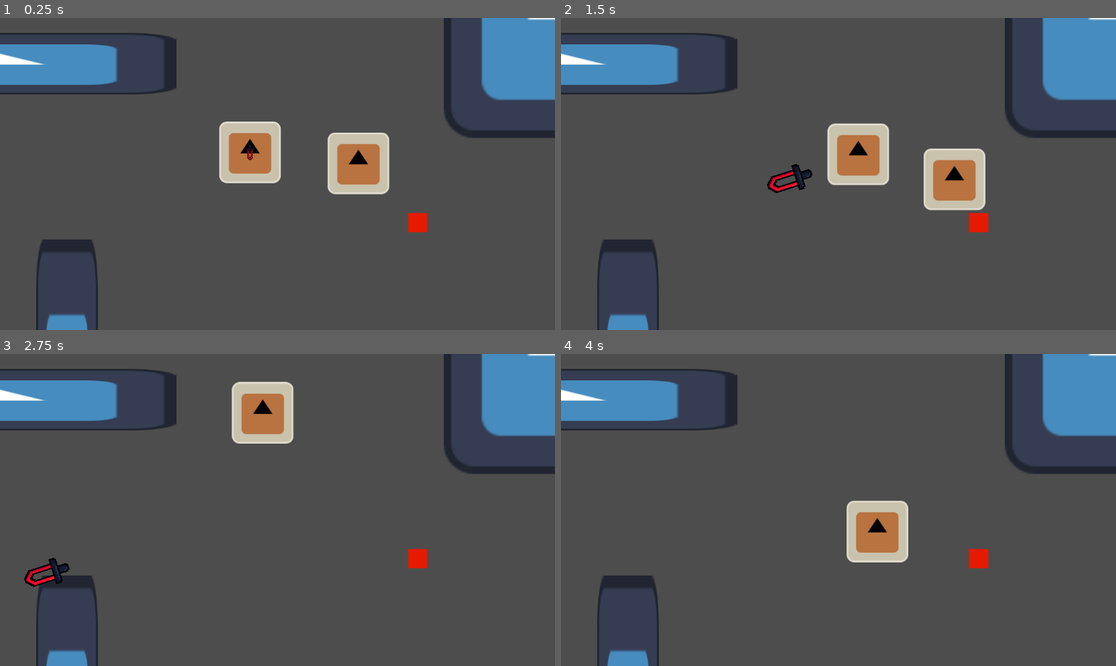
Above: before the commit, frames 1-4 (two rows, left to right).
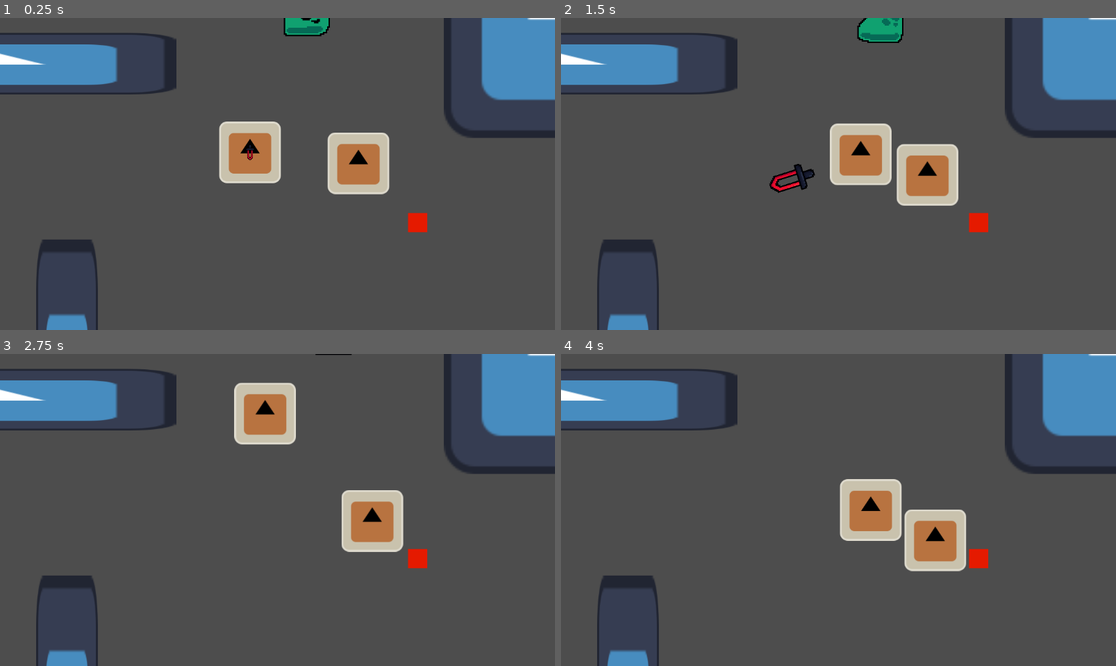
Above: after the commit, the same moments.

Repository: haihala/Weapon-s-choice
Game: Godot game, scene res://levels/playground.tscn
Same seed, same stepped clock (60 frames per second), same inputs: the game is played once before the commit and once after it. The engine's default icon, where the game draws it, is replaced by a stand-in: a white triangle on a blue panel in a dark square.
Inputs (mouse positions are in pixels of both pictures, inside the frame that each line leads up to):
- Up to frame 1 (0.25 s): no input
- Up to frame 2 (1.5 s): move the mouse to (960, 158) at 0.52 s; hold D (move_right) 0.53-1.28 s; click (960, 158) at 0.6 s; move the mouse to (727, 189) at 1.27 s; hold S (move_down) from 1.28 s (still down); tap Space (possess) at 1.35 s
- Up to frame 3 (2.75 s): click (166, 525) at 1.55 s; move the mouse to (333, 441) at 2.02 s; release S (move_down) at 2.03 s; hold D (move_right) from 2.03 s (still down); click (333, 441) at 2.1 s
- Up to frame 4 (4 s): move the mouse to (810, 572) at 2.77 s; release D (move_right) at 2.78 s; hold W (move_up) 2.78-3.53 s; click (810, 572) at 2.85 s; move the mouse to (1005, 556) at 3.52 s; hold A (move_left) from 3.53 s (still down); tap Space (possess) at 3.6 s; click (1005, 556) at 3.8 s

The runs differ from the first frame. In frame 1, 0.5% of the frame differs, in the area x 51-60%, y 0-6%; in frame 2, 4.1%; in frame 3, 3.2%; in frame 4, 4.7%, in the area x 50-74%, y 40-70%.

Commit message:
Slimes in the game

Diff:
--- a/godot-project/creatures/creature.gd
+++ b/godot-project/creatures/creature.gd
@@ -28,7 +28,7 @@
 	else:
 		controller = ai
 
-func _process(_delta: float) -> void:
+func _physics_process(_delta: float) -> void:
 	if can_act():
 		controller.control()
 	else:
@@ -37,9 +37,19 @@
 		velocity = hit_knockback * $HitTimer.time_left / $HitTimer.wait_time
 	move_and_slide()
 	active_state.on_tick()
+	update_sprite_facing()
 
 func can_act() -> bool:
 	return active_state != strike_state and $HitTimer.is_stopped()
+
+func get_animation(state: State = active_state) -> String:
+	return state.front_animation if facing_direction.y > 0 else state.back_animation
+
+func update_sprite_facing() -> void:
+	$Sprite.flip_h = facing_direction.x < 0
+	var animation = get_animation()
+	if animation:
+		$Sprite.animation = animation
 
 func idle() -> void:
 	if active_state != idle_state:
@@ -47,9 +57,6 @@
 		velocity = Vector2.ZERO
 
 func walk(direction: Vector2 = facing_direction) -> void:
-	if not can_act():
-		return
-
 	if direction == Vector2.ZERO:
 		idle()
 	else:
@@ -71,9 +78,10 @@
 	get_parent().add_child(sword)
 
 func take_damage(amount: int, impact_point: Vector2) -> void:
+	print("Taking damage")
 	health -= amount
 	hit_knockback = (position - impact_point).normalized() * 500 * amount
-	$HitTimer.start()
+	$HitTimer.start(0.2*amount)
 	if health <= 0:
 		die()
 
@@ -97,9 +105,9 @@
 	active_state = incoming
 
 	incoming.on_enter()
-	if incoming.animation != "":
+	var animation = get_animation(incoming)
+	if animation != "":
 		# Non looping animations will return to idle after we're done
-		$Sprite.play(incoming.animation)
+		$Sprite.play(animation)
 	elif incoming.duration != 0:
-		print(incoming.duration)
 		$StateTimer.start(incoming.duration)
--- /dev/null
+++ b/godot-project/creatures/damage_area.gd
@@ -0,0 +1,9 @@
+extends Area2D
+
+@export var damage: int
+
+func _on_body_entered(body: Node2D) -> void:
+	if body == self or body == get_parent():
+		return
+	print(body)
+	body.take_damage(damage, global_position)
--- /dev/null
+++ b/godot-project/creatures/slime/slime.tscn
@@ -0,0 +1,177 @@
+[gd_scene load_steps=22 format=3 uid="uid://i8c6mhnyigcv"]
+
+[ext_resource type="Script" path="res://creatures/creature.gd" id="1_j7eov"]
+[ext_resource type="Script" path="res://creatures/slime/slime_ai.gd" id="2_26rvh"]
+[ext_resource type="Script" path="res://creatures/states/State.gd" id="3_5x8pc"]
+[ext_resource type="Script" path="res://creatures/states/melee_attack_state.gd" id="4_m0cli"]
+[ext_resource type="PackedScene" uid="uid://birs2ju00x7xq" path="res://levels/objects/fire.tscn" id="5_45vjx"]
+[ext_resource type="Texture2D" uid="uid://bwkurgwh5exmn" path="res://creatures/slime/slime_sheet_back.png" id="6_xmage"]
+[ext_resource type="Texture2D" uid="uid://tni4vjdk54mb" path="res://creatures/slime/slime_sheet_front.png" id="7_vjvah"]
+[ext_resource type="Script" path="res://creatures/damage_area.gd" id="8_17xdd"]
+
+[sub_resource type="AtlasTexture" id="AtlasTexture_4lsd5"]
+atlas = ExtResource("6_xmage")
+region = Rect2(0, 0, 32, 32)
+
+[sub_resource type="AtlasTexture" id="AtlasTexture_o7j7m"]
+atlas = ExtResource("6_xmage")
+region = Rect2(32, 0, 32, 32)
+
+[sub_resource type="AtlasTexture" id="AtlasTexture_lrk6c"]
+atlas = ExtResource("7_vjvah")
+region = Rect2(0, 0, 32, 32)
+
+[sub_resource type="AtlasTexture" id="AtlasTexture_cgkct"]
+atlas = ExtResource("7_vjvah")
+region = Rect2(32, 0, 32, 32)
+
+[sub_resource type="AtlasTexture" id="AtlasTexture_n5o1r"]
+atlas = ExtResource("6_xmage")
+region = Rect2(64, 0, 32, 32)
+
+[sub_resource type="AtlasTexture" id="AtlasTexture_5lekk"]
+atlas = ExtResource("6_xmage")
+region = Rect2(96, 0, 32, 32)
+
+[sub_resource type="AtlasTexture" id="AtlasTexture_86lxm"]
+atlas = ExtResource("6_xmage")
+region = Rect2(128, 0, 32, 32)
+
+[sub_resource type="AtlasTexture" id="AtlasTexture_vfcgk"]
+atlas = ExtResource("7_vjvah")
+region = Rect2(64, 0, 32, 32)
+
+[sub_resource type="AtlasTexture" id="AtlasTexture_o575y"]
+atlas = ExtResource("7_vjvah")
+region = Rect2(96, 0, 32, 32)
+
+[sub_resource type="AtlasTexture" id="AtlasTexture_8byjy"]
+atlas = ExtResource("7_vjvah")
+region = Rect2(128, 0, 32, 32)
+
+[sub_resource type="SpriteFrames" id="SpriteFrames_cpnst"]
+animations = [{
+"frames": [{
+"duration": 1.0,
+"texture": SubResource("AtlasTexture_4lsd5")
+}, {
+"duration": 1.0,
+"texture": SubResource("AtlasTexture_o7j7m")
+}],
+"loop": true,
+"name": &"idle_back",
+"speed": 2.0
+}, {
+"frames": [{
+"duration": 1.0,
+"texture": SubResource("AtlasTexture_lrk6c")
+}, {
+"duration": 1.0,
+"texture": SubResource("AtlasTexture_cgkct")
+}],
+"loop": true,
+"name": &"idle_front",
+"speed": 2.0
+}, {
+"frames": [{
+"duration": 1.0,
+"texture": SubResource("AtlasTexture_4lsd5")
+}, {
+"duration": 1.0,
+"texture": SubResource("AtlasTexture_o7j7m")
+}, {
+"duration": 1.0,
+"texture": SubResource("AtlasTexture_n5o1r")
+}, {
+"duration": 1.0,
+"texture": SubResource("AtlasTexture_5lekk")
+}, {
+"duration": 1.0,
+"texture": SubResource("AtlasTexture_86lxm")
+}],
+"loop": true,
+"name": &"walk_back",
+"speed": 10.0
+}, {
+"frames": [{
+"duration": 1.0,
+"texture": SubResource("AtlasTexture_lrk6c")
+}, {
+"duration": 1.0,
+"texture": SubResource("AtlasTexture_cgkct")
+}, {
+"duration": 1.0,
+"texture": SubResource("AtlasTexture_vfcgk")
+}, {
+"duration": 1.0,
+"texture": SubResource("AtlasTexture_o575y")
+}, {
+"duration": 1.0,
+"texture": SubResource("AtlasTexture_8byjy")
+}],
+"loop": true,
+"name": &"walk_front",
+"speed": 10.0
+}]
+
+[sub_resource type="CircleShape2D" id="CircleShape2D_7grh3"]
+radius = 29.0
+
+[sub_resource type="CircleShape2D" id="CircleShape2D_7no4l"]
+radius = 55.0
+
+[node name="Slime" type="CharacterBody2D" node_paths=PackedStringArray("idle_state", "walk_state", "strike_state")]
+collision_layer = 6
+script = ExtResource("1_j7eov")
+ai_controller = ExtResource("2_26rvh")
+speed = 50
+idle_state = NodePath("StateContainer/Idle")
+walk_state = NodePath("StateContainer/Move")
+strike_state = NodePath("StateContainer/Strike")
+
+[node name="StateContainer" type="Node" parent="."]
+
+[node name="Idle" type="Node" parent="StateContainer"]
+script = ExtResource("3_5x8pc")
+front_animation = "idle_front"
+back_animation = "idle_back"
+
+[node name="Move" type="Node" parent="StateContainer"]
+script = ExtResource("3_5x8pc")
+front_animation = "walk_front"
+back_animation = "walk_back"
+
+[node name="Strike" type="Node" parent="StateContainer"]
+script = ExtResource("4_m0cli")
+hitbox_offset = 110.0
+hitbox_scene = ExtResource("5_45vjx")
+duration = 0.5
+
+[node name="Sprite" type="AnimatedSprite2D" parent="."]
+texture_filter = 1
+scale = Vector2(3, 3)
+sprite_frames = SubResource("SpriteFrames_cpnst")
+animation = &"idle_back"
+
+[node name="CollisionShape2D" type="CollisionShape2D" parent="."]
+shape = SubResource("CircleShape2D_7grh3")
+
+[node name="HitTimer" type="Timer" parent="."]
+wait_time = 0.4
+one_shot = true
+
+[node name="StateTimer" type="Timer" parent="."]
+one_shot = true
+
+[node name="DamageArea" type="Area2D" parent="."]
+collision_layer = 0
+collision_mask = 2
+script = ExtResource("8_17xdd")
+damage = 1
+
+[node name="CollisionShape2D" type="CollisionShape2D" parent="DamageArea"]
+shape = SubResource("CircleShape2D_7no4l")
+
+[connection signal="animation_finished" from="Sprite" to="." method="idle"]
+[connection signal="timeout" from="StateTimer" to="." method="idle"]
+[connection signal="body_entered" from="DamageArea" to="DamageArea" method="_on_body_entered"]
--- /dev/null
+++ b/godot-project/creatures/slime/slime_ai.gd
@@ -0,0 +1,10 @@
+extends Controller
+
+var next_update: int
+
+func control() -> void:
+	var time = Time.get_ticks_msec()
+	if time > next_update:
+		next_update = time + 1000
+		creature.facing_direction = Vector2.from_angle(randf_range(0, 2*PI))
+	creature.walk()
--- a/godot-project/creatures/states/State.gd
+++ b/godot-project/creatures/states/State.gd
@@ -1,7 +1,9 @@
 extends Node
 class_name State
 
-@export var animation: String
+@export var front_animation: String
+@export var back_animation: String
+
 @export var duration: float
 
 # This assumes that the states are all in the state container under the mook
--- a/godot-project/levels/playground.tscn
+++ b/godot-project/levels/playground.tscn
@@ -1,9 +1,10 @@
-[gd_scene load_steps=5 format=3 uid="uid://ge8vlgyrkbb0"]
+[gd_scene load_steps=6 format=3 uid="uid://ge8vlgyrkbb0"]
 
 [ext_resource type="PackedScene" uid="uid://bsqowk7lfn81c" path="res://levels/objects/obstacle.tscn" id="1_e18v3"]
 [ext_resource type="PackedScene" uid="uid://dry3qmnw5ic2x" path="res://creatures/mook/mook.tscn" id="2_bvy2x"]
 [ext_resource type="PackedScene" uid="uid://birs2ju00x7xq" path="res://levels/objects/fire.tscn" id="3_uwgwj"]
 [ext_resource type="PackedScene" uid="uid://bgcnky6v55gnt" path="res://player/possession_indicator/possession_indicator.tscn" id="4_o2a13"]
+[ext_resource type="PackedScene" uid="uid://i8c6mhnyigcv" path="res://creatures/slime/slime.tscn" id="5_ahj41"]
 
 [node name="Playground" type="Node2D"]
 
@@ -36,3 +37,6 @@
 position = Vector2(291, 101)
 
 [node name="PossessionIndicator" parent="." instance=ExtResource("4_o2a13")]
+
+[node name="Slime" parent="." instance=ExtResource("5_ahj41")]
+position = Vector2(56, -345)
--- a/godot-project/player/player_controller.gd
+++ b/godot-project/player/player_controller.gd
@@ -1,6 +1,10 @@
 extends Controller
 
 func control() -> void:
+	if !creature:
+		# Player is dead
+		return
+
 	creature.walk(Input.get_vector(
 		"move_left",
 		"move_right",
@@ -15,6 +19,10 @@
 
 # Player input gets special treatment, usually controllers can't read input this way
 func _input(event: InputEvent) -> void:
+	if !creature:
+		# Player is dead
+		return
+
 	# This way both work, even at the same time technically
 	# But if one is not touched, it won't be used.
 	if event is InputEventMouseMotion:
--- a/godot-project/player/possession_indicator/possession_indicator.gd
+++ b/godot-project/player/possession_indicator/possession_indicator.gd
@@ -1,6 +1,6 @@
 extends Node2D
 
-func _process(delta: float) -> void:
+func _process(_delta: float) -> void:
 	for child in get_parent().get_children():
 		if child is Creature and child.player_controlled:
 			position = child.position
--- a/godot-project/player/projectile_sword/projectile_sword.gd
+++ b/godot-project/player/projectile_sword/projectile_sword.gd
@@ -2,7 +2,7 @@
 
 var previous_host: Creature
 
-func _physics_process(delta: float) -> void:
+func _physics_process(_delta: float) -> void:
 	move_and_collide(10 * Vector2.from_angle(rotation))
 
 func on_collision(body: Node) -> void:
Binary file added: godot-project/creatures/slime/slime_sheet_back.png
Not shown, added: godot-project/creatures/slime/slime_sheet_back.png.import
Binary file added: godot-project/creatures/slime/slime_sheet_front.png
Not shown, added: godot-project/creatures/slime/slime_sheet_front.png.import
